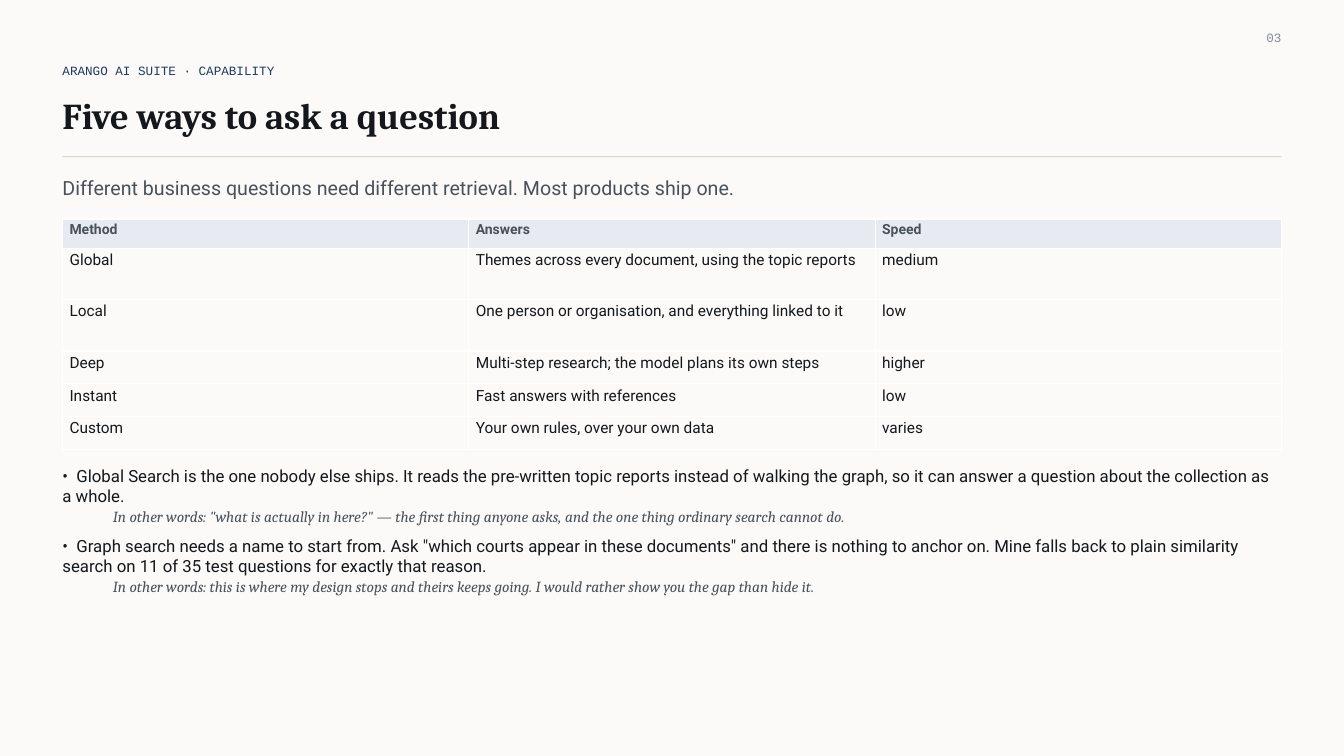
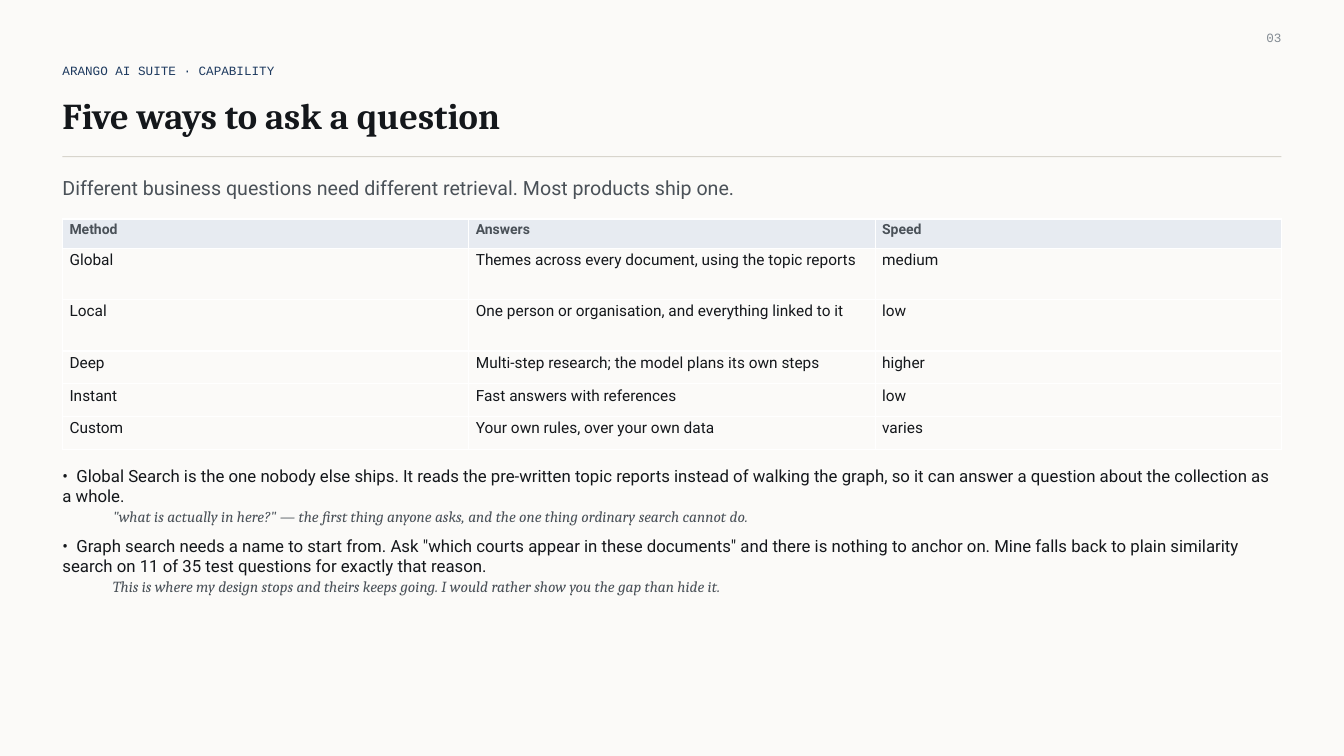
Before and after one commit to extempore66/graph-rag-llm-legal-docs, a slide deck: slide 4 of presos/Graph_RAG_Interview_Deck.pptx. Drawn at 1344x756 pixels with LibreOffice and Linux fonts; fonts in the diff are those of the drawing. Boxes give left, top, right and bottom in pixels: in the first picture for what was removed or moved away, otherwise in the second. Text is boxed around its words. In the diff, an @@ line names an element or a change of style, - is before the commit and + after.

```diff
--- a/presos/Graph_RAG_Interview_Deck.pptx
+++ b/presos/Graph_RAG_Interview_Deck.pptx
@@ text at (113, 511, 748, 526): text changed @@
-  In other words: "what is actually in here?" — the first thing anyone asks, and the one thing ordinary search cannot do.
+  "what is actually in here?" — the first thing anyone asks, and the one thing ordinary search cannot do.
@@ text at (113, 581, 720, 596): text changed @@
-  In other words: this is where my design stops and theirs keeps going. I would rather show you the gap than hide it.
+  This is where my design stops and theirs keeps going. I would rather show you the gap than hide it.
```
Also in this commit, not shown: 3 other slides changed, 2 other files.
